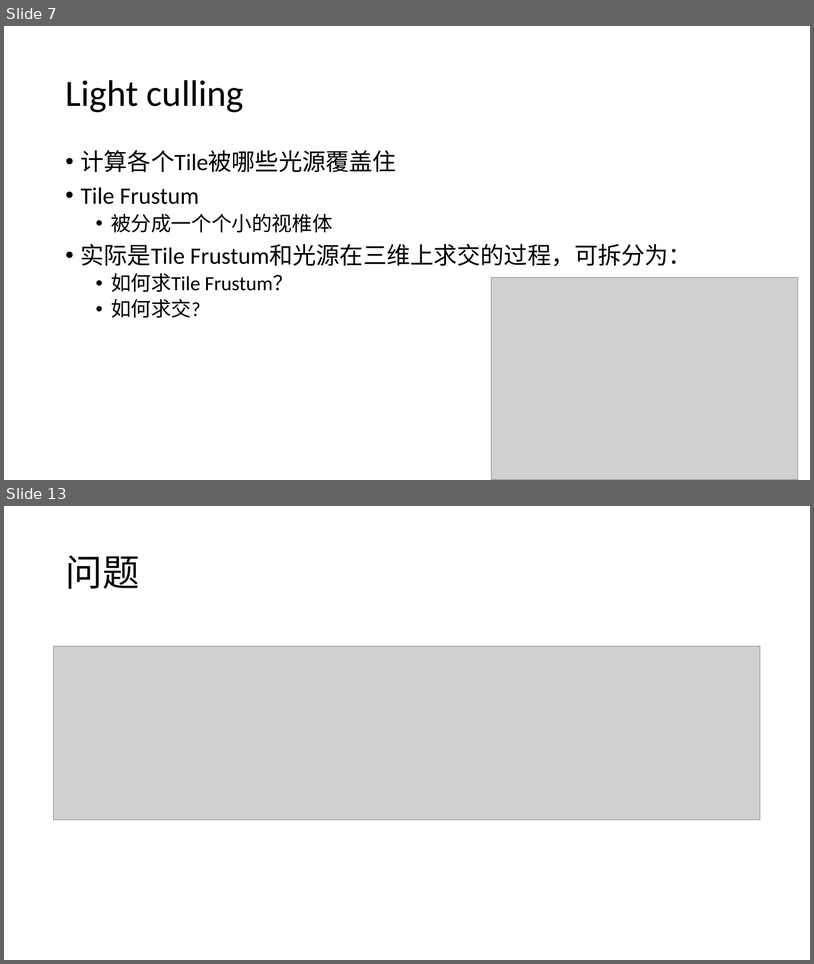
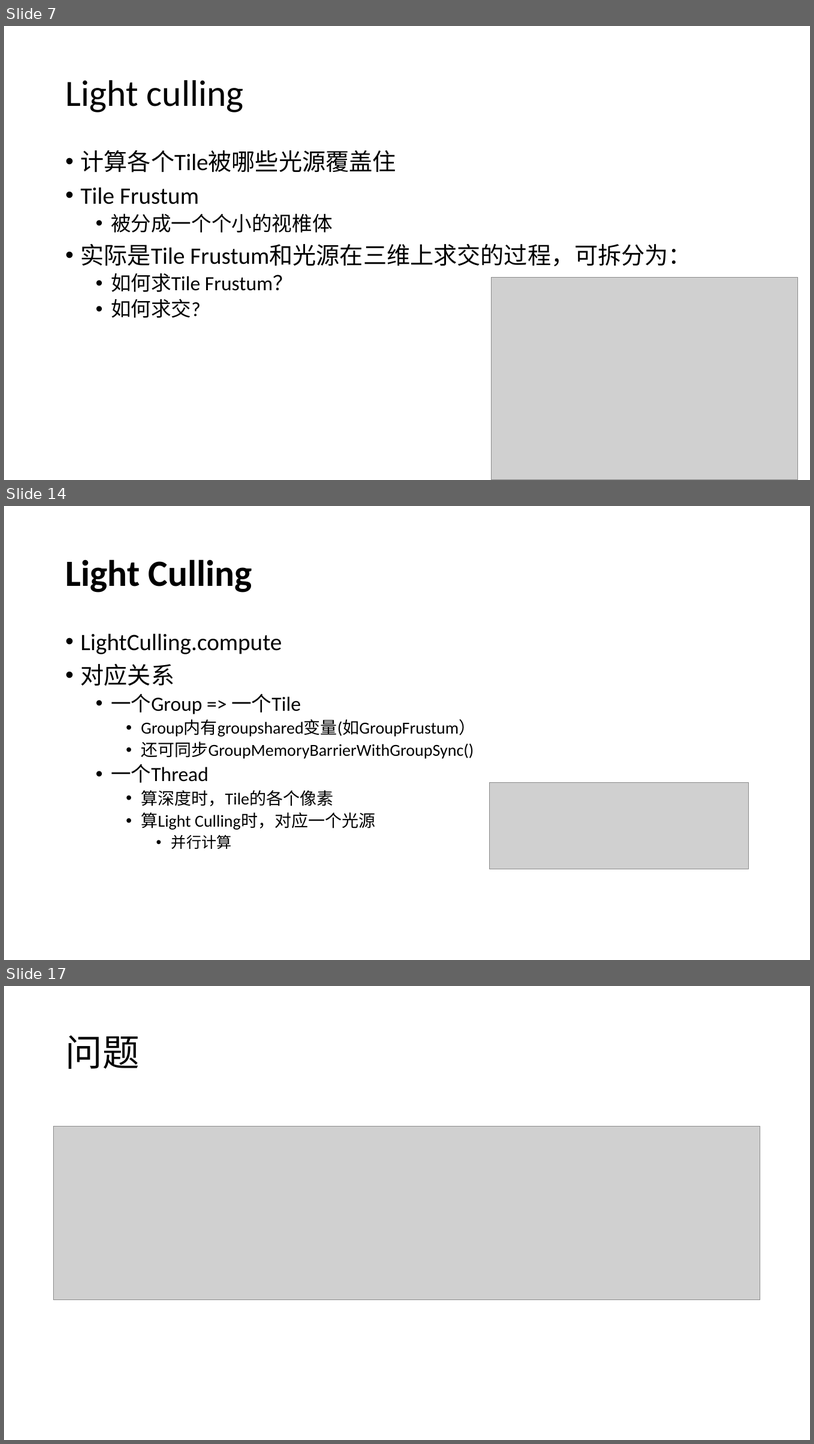
Before and after one commit to liangjuntu/Papers, a slide deck: ForwardPlus/Forward+梁骏图.pptx. Shown one above the other, each under a label of ours: slides 7 and 13 before the commit, slides 7, 14 and 17 after it; the slides between them are not shown. The pictures are 814x964 and 814x1444 pixels, drawn with LibreOffice and Linux fonts; fonts in the diff are those of the drawing; grey boxes stand for pictures. Boxes give left, top, right and bottom in pixels: in the first picture for what was removed or moved away, otherwise in the second. Text is boxed around its words. In the diff, an @@ line names an element or a change of style, - is before the commit and + after.

```diff
--- a/ForwardPlus/Forward+梁骏图.pptx
+++ b/ForwardPlus/Forward+梁骏图.pptx
@@ slide 14 added at box(4, 506, 810, 960), background #FFFFFF @@
@@ title added at box(65, 559, 252, 592), 44 pt, text #000000, bold @@
+Light Culling
@@ text added at box(81, 633, 476, 849), 20 pt, text #000000 @@
+• LightCulling.compute
+• 对应关系
+  • 一个Group => 一个Tile
+    • Group内有groupshared变量(如GroupFrustum）
+    • 还可同步GroupMemoryBarrierWithGroupSync()
+  • 一个Thread
+    • 算深度时，Tile的各个像素
+    • 算Light Culling时，对应一个光源
+      • 并行计算
@@ picture added at box(490, 782, 749, 868) @@
@@ what was slide 13 is now slide 17 @@
```
Also in this commit, not shown: 3 slides changed, 6 other slides added, 3 slides removed.
